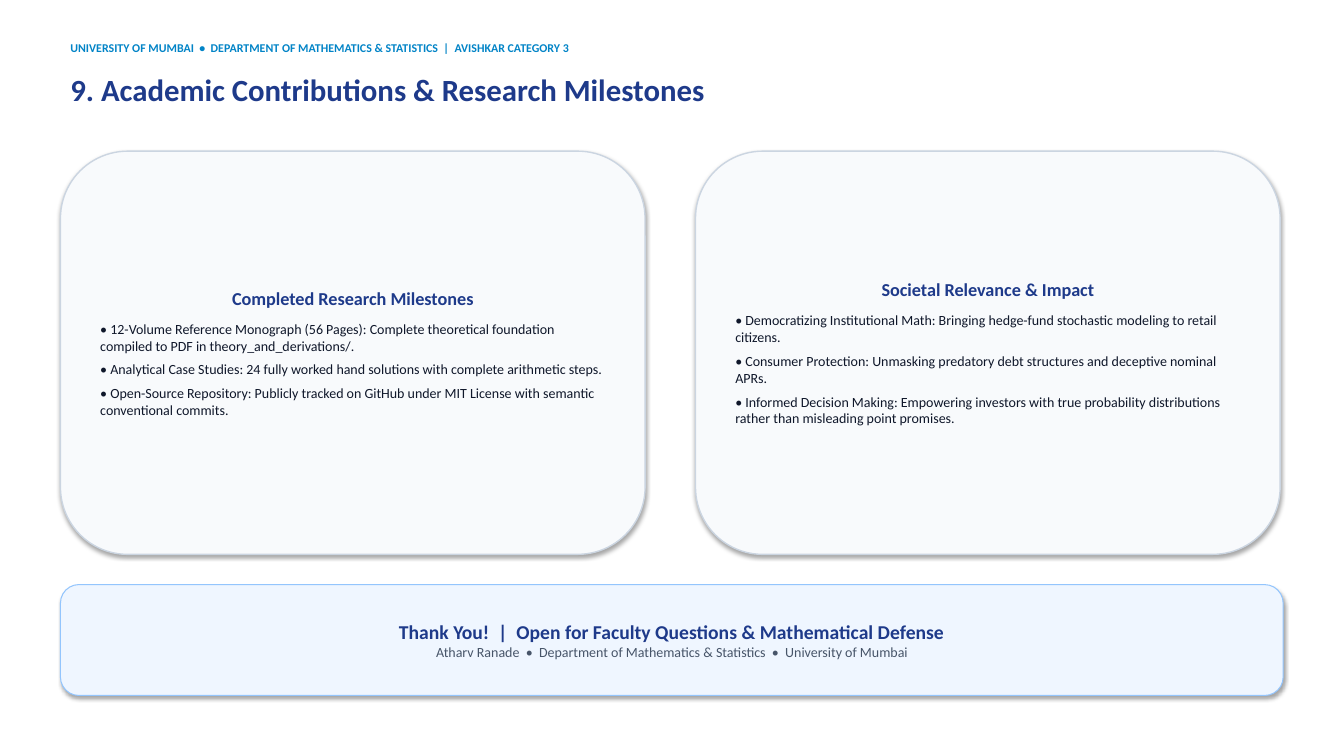
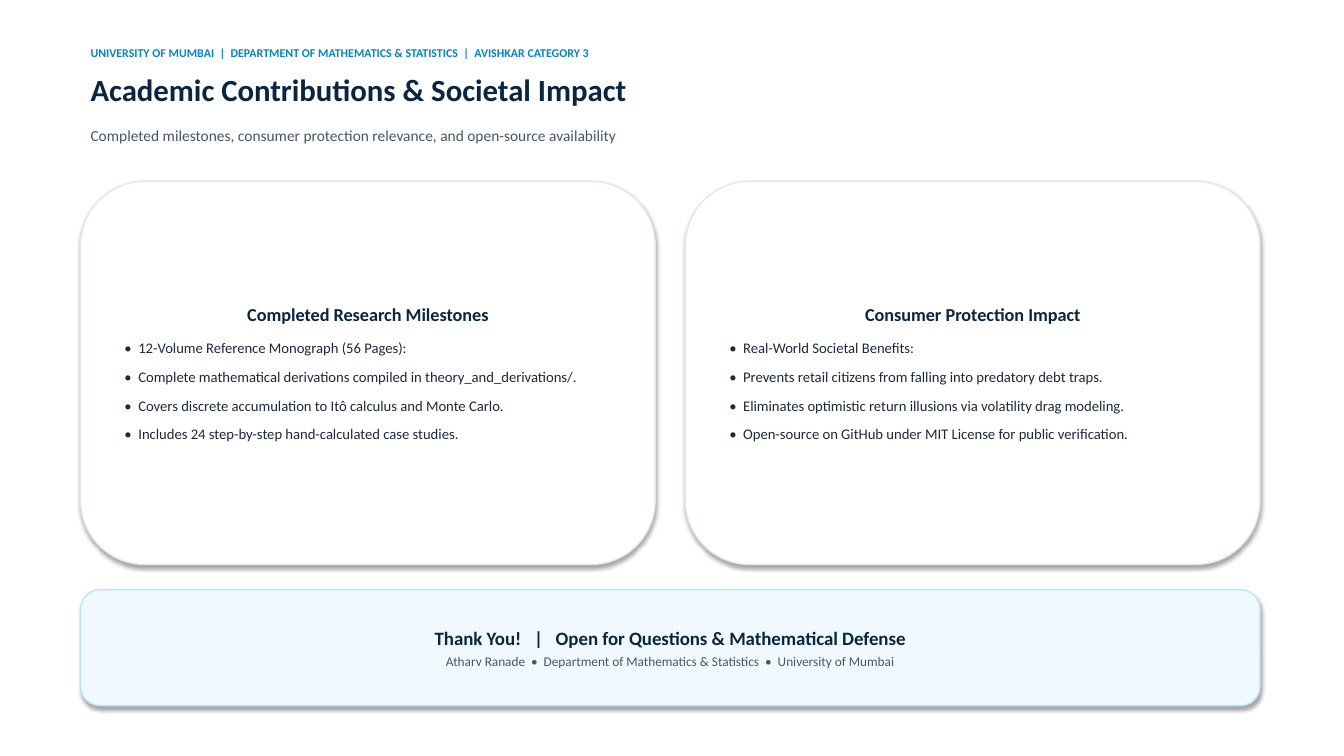
Before and after one commit to AlmightyXZen/Financial-Decision-Support-System, a slide deck: slide 10 of presentation/FDSS_Seminar_Presentation.pptx. Drawn at 1344x756 pixels with LibreOffice and Linux fonts; fonts in the diff are those of the drawing. Boxes give left, top, right and bottom in pixels: in the first picture for what was removed or moved away, otherwise in the second. Text is boxed around its words. In the diff, an @@ line names an element or a change of style, - is before the commit and + after.

Commit message:
style(presentation): redesign slides with LaTeX aesthetic, equation heroes, and natural human script

```diff
--- a/presentation/FDSS_Seminar_Presentation.pptx
+++ b/presentation/FDSS_Seminar_Presentation.pptx
@@ text at (x1=91, y1=49, x2=589, y2=57): text changed @@
-UNIVERSITY OF MUMBAI • DEPARTMENT OF MATHEMATICS & STATISTICS | AVISHKAR CATEGORY 3
+UNIVERSITY OF MUMBAI | DEPARTMENT OF MATHEMATICS & STATISTICS | AVISHKAR CATEGORY 3
@@ text at (x1=91, y1=79, x2=626, y2=106): text changed; text colour #1E3A8A to #0A2540 @@
-9. Academic Contributions & Research Milestones
+Academic Contributions & Societal Impact
@@ text added at (x1=91, y1=130, x2=616, y2=144), 11 pt, text #475569 @@
+Completed milestones, consumer protection relevance, and open-source availability
@@ rounded rectangle removed at (x1=696, y1=151, x2=1280, y2=555) @@
-Societal Relevance & Impact
-• Democratizing Institutional Math: Bringing hedge-fund stochastic modeling to retail citizens.
-• Consumer Protection: Unmasking predatory debt structures and deceptive nominal APRs.
-• Informed Decision Making: Empowering investors with true probability distributions rather than misleading point promises.
@@ rounded rectangle "Completed Research Milestones" resized from (x1=60, y1=151, x2=645, y2=555) to (x1=81, y1=181, x2=655, y2=565) @@
@@ rounded rectangle "Completed Research Milestones" at (x1=81, y1=181, x2=655, y2=565): fill #F8FAFC to #FFFFFF; outline #CBD5E1 1 pt to #E2E8F0 1 pt @@
@@ rounded rectangle added at (x1=686, y1=181, x2=1260, y2=565), fill #FFFFFF, outline #E2E8F0 1 pt, 10.5 pt, text #1E293B @@
+Consumer Protection Impact
+• Real-World Societal Benefits:
+• Prevents retail citizens from falling into predatory debt traps.
+• Eliminates optimistic return illusions via volatility drag modeling.
+• Open-source on GitHub under MIT License for public verification.
@@ text in rounded rectangle at (x1=247, y1=308, x2=489, y2=324): text colour #1E3A8A to #0A2540 in "Completed Research Milestones"; more space between paragraphs @@
@@ text in rounded rectangle at (x1=138, y1=342, x2=576, y2=442): text changed; size 10 to 10.5 pt; text colour #0F172A to #1E293B @@
-• 12-Volume Reference Monograph (56 Pages): Complete theoretical foundation compiled to PDF in theory_and_derivations/.
-• Analytical Case Studies: 24 fully worked hand solutions with complete arithmetic steps.
-• Open-Source Repository: Publicly tracked on GitHub under MIT License with semantic conventional commits.
+• 12-Volume Reference Monograph (56 Pages):
+• Complete mathematical derivations compiled in theory_and_derivations/.
+• Covers discrete accumulation to Itô calculus and Monte Carlo.
+• Includes 24 step-by-step hand-calculated case studies.
@@ rounded rectangle "Thank You! | Open for ..." resized from (x1=60, y1=585, x2=1284, y2=696) to (x1=81, y1=590, x2=1260, y2=706) @@
@@ rounded rectangle "Thank You! | Open for ..." at (x1=81, y1=590, x2=1260, y2=706): fill #EFF6FF to #F0F9FF; outline #93C5FD 0.75 pt to #BAE6FD 1 pt @@
@@ text in rounded rectangle at (x1=435, y1=631, x2=905, y2=648): text changed; size 14 to 13.5 pt; text colour #1E3A8A to #0A2540 @@
-Thank You! | Open for Faculty Questions & Mathematical Defense
+Thank You! | Open for Questions & Mathematical Defense
@@ text in rounded rectangle at (x1=446, y1=657, x2=894, y2=668): size 10 to 9.5 pt in "Atharv Ranade • Department of Mathematics & ..."; more space between paragraphs @@
```
Also in this commit, not shown: 7 other slides changed, 2 slides added, 2 slides removed, 4 other files.
